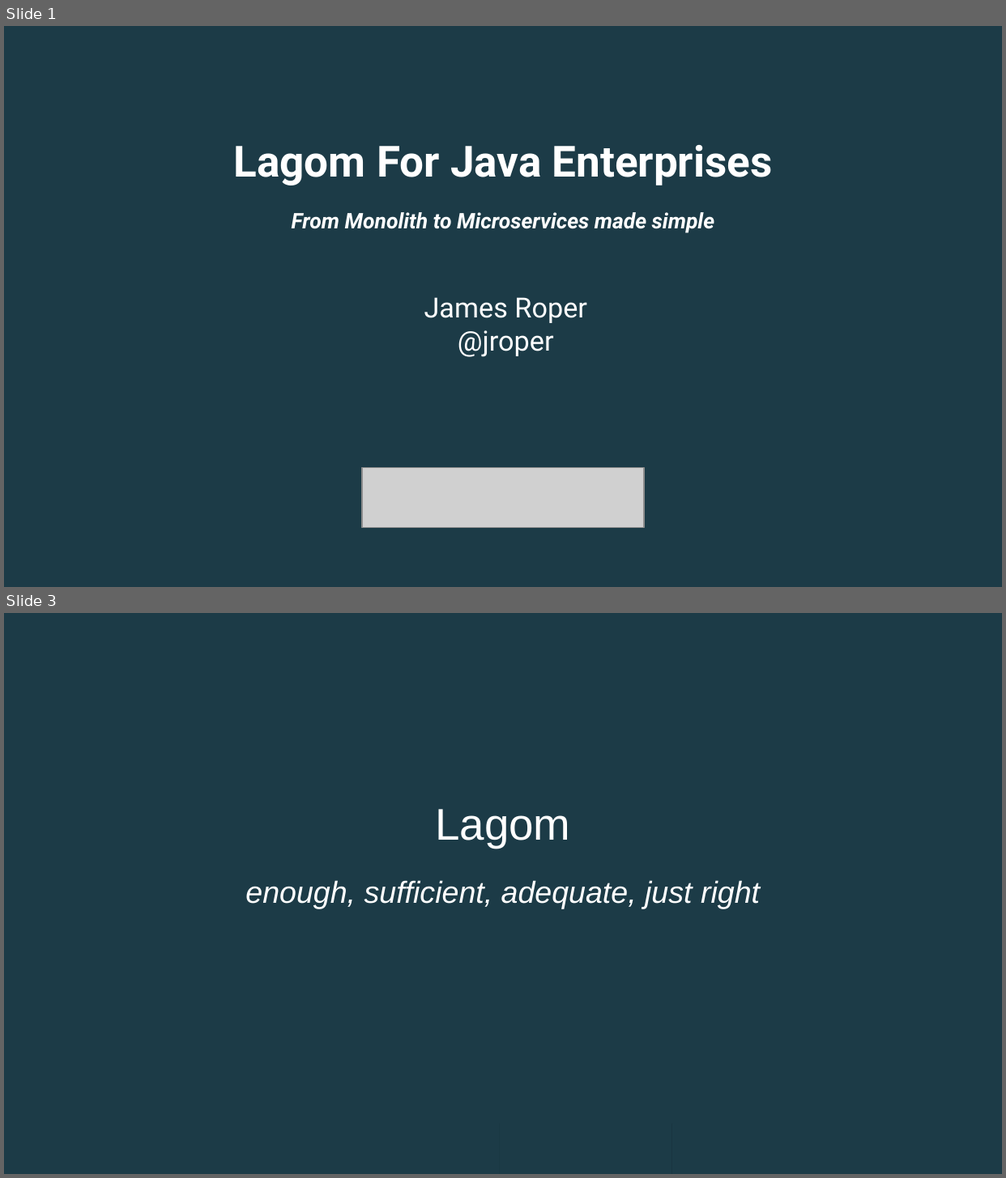
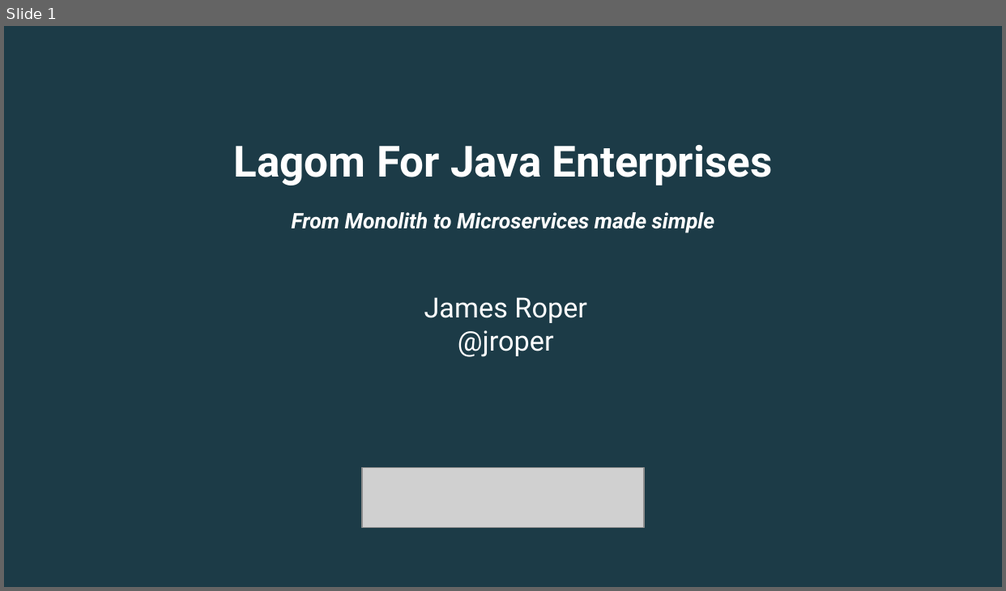
Before and after one commit to jroper/lagom-monolith-presentation, a slide deck: presentation/microservice-to-monolith.odp. Shown one above the other, each under a label of ours: slides 1 and 3 before the commit, slide 1 after it; the slides between them are not shown. The pictures are 1006x1178 and 1006x591 pixels, drawn with LibreOffice and Linux fonts; fonts in the diff are those of the drawing; grey boxes stand for pictures; background and template pictures are left out. Boxes give left, top, right and bottom in pixels: in the first picture for what was removed or moved away, otherwise in the second. Text is boxed around its words. In the diff, an @@ line names an element or a change of style, - is before the commit and + after.

```diff
--- a/presentation/microservice-to-monolith.odp
+++ b/presentation/microservice-to-monolith.odp
@@ slide 3 removed at (4, 613, 1002, 1174), background #1C3B47 @@
@@ subtitle removed at (245, 809, 760, 909) @@
-Lagom
-enough, sufficient, adequate, just right
@@ rectangle removed at (4, 1121, 671, 1174) @@
@@ rectangle removed at (4, 1121, 499, 1174) @@
```
Also in this commit, not shown: 1 slide changed, 11 slides added, 1 other slide removed.
